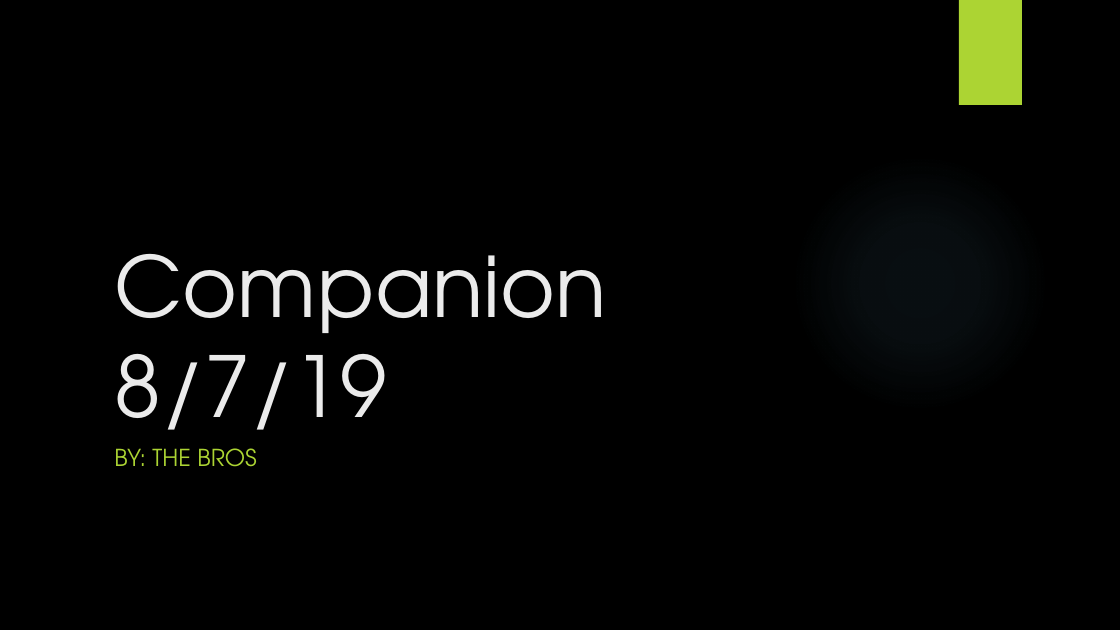
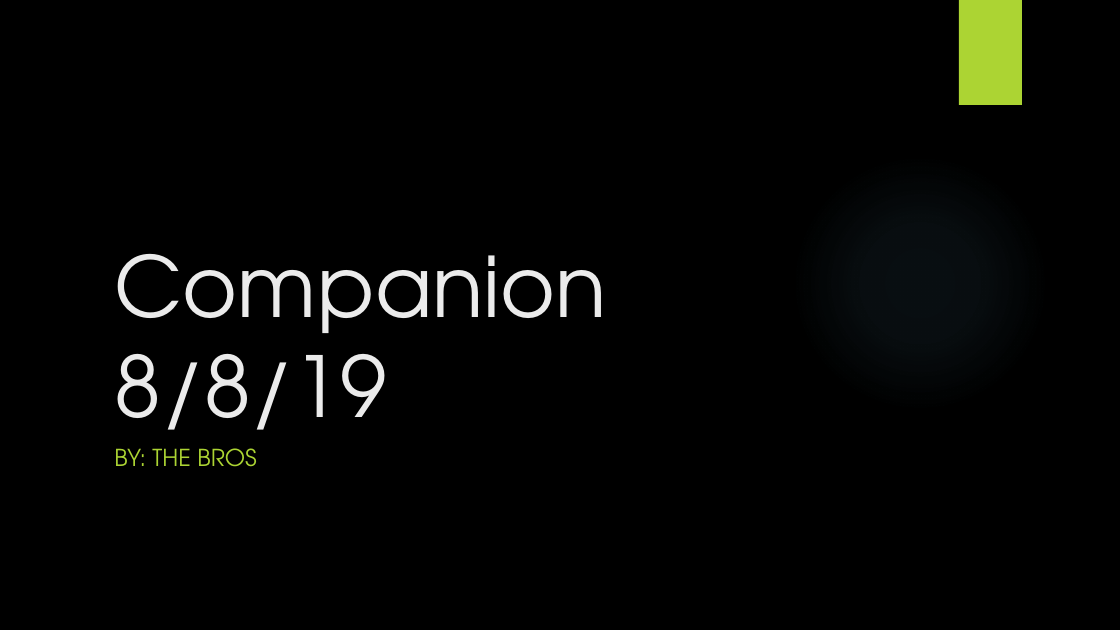
Before and after one commit to jamesbertel/CSSI2019-Team1-ButterflyEffect, a slide deck: slide 1 of Companion_day3.pptx. Drawn at 1120x630 pixels with LibreOffice and Linux fonts; fonts in the diff are those of the drawing; background and template pictures are left out. Boxes give left, top, right and bottom in pixels: in the first picture for what was removed or moved away, otherwise in the second. Text is boxed around its words. In the diff, an @@ line names an element or a change of style, - is before the commit and + after.

```diff
--- a/Companion_day3.pptx
+++ b/Companion_day3.pptx
@@ title at bbox=[114, 254, 606, 456]: text changed @@
-Companion
-8/7/19
+Companion
+8/8/19
```
Also in this commit, not shown: 1 other slide changed.
